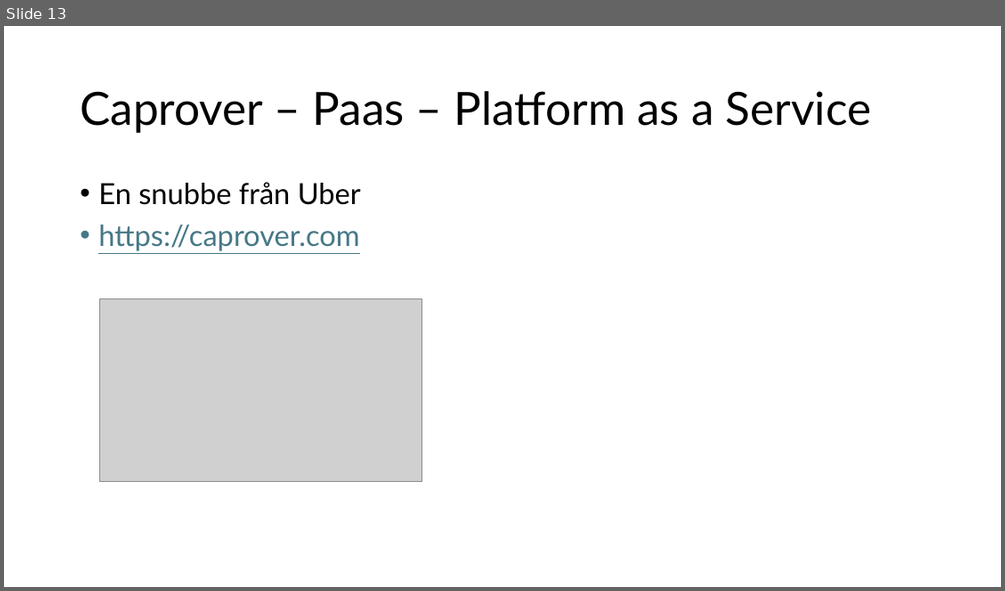
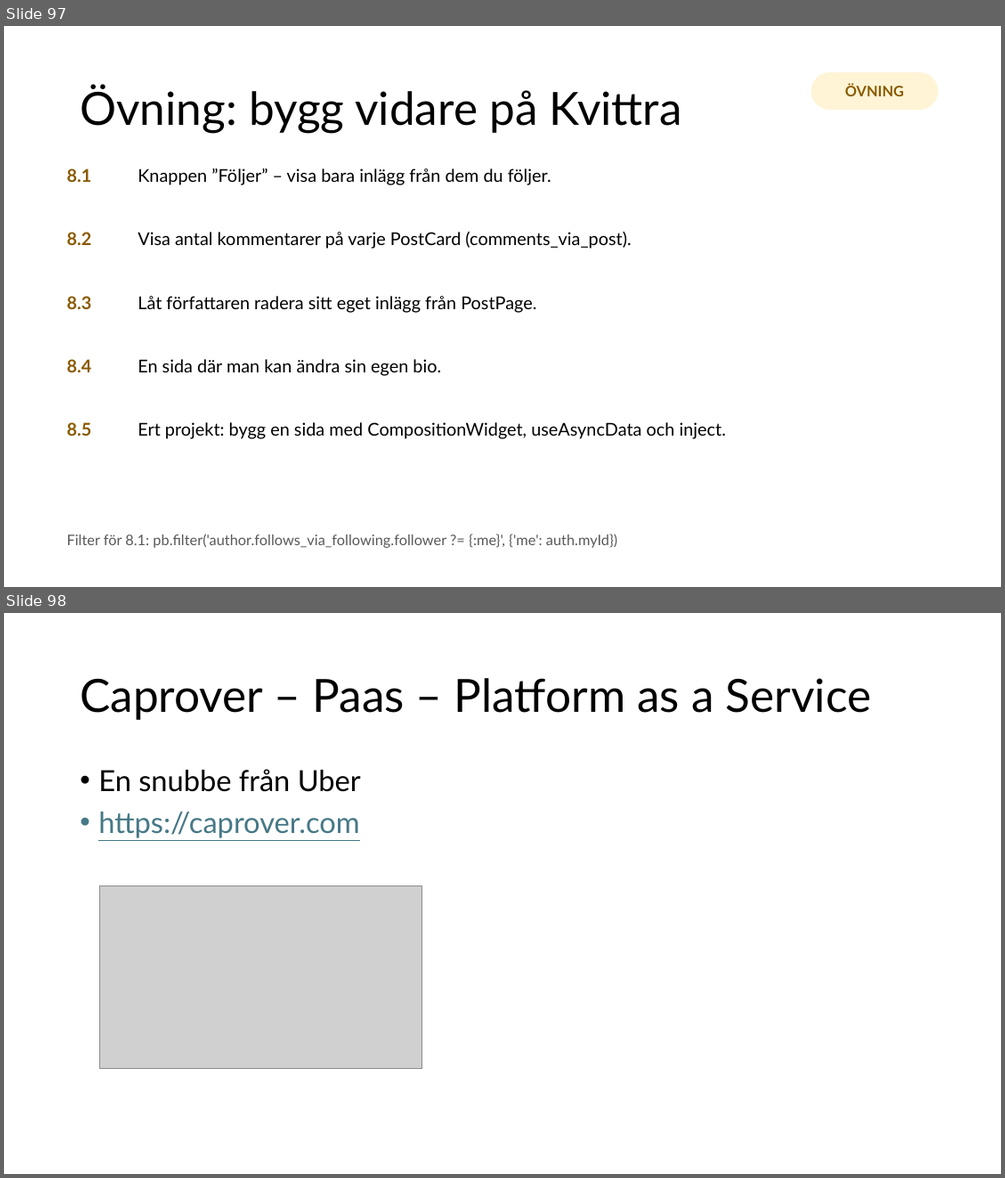
Before and after one commit to abbjetmus/pocketbase-flutter-kurs, a slide deck: Databaser och mobilapputveckling - sammanfattning.pptx. Shown one above the other, each under a label of ours: slide 13 before the commit, slides 97 and 98 after it. The pictures are 1005x591 and 1005x1178 pixels, drawn with LibreOffice and Linux fonts; fonts in the diff are those of the drawing; grey boxes stand for pictures. Boxes give left, top, right and bottom in pixels: in the first picture for what was removed or moved away, otherwise in the second. Text is boxed around its words. In the diff, an @@ line names an element or a change of style, - is before the commit and + after.

Commit message:
Refactor course materials: remove Flutter exercises, update README for clarity, and enhance Kvittra app description.

```diff
--- a/Databaser och mobilapputveckling - sammanfattning.pptx
+++ b/Databaser och mobilapputveckling - sammanfattning.pptx
@@ slide 97 added at bbox=[4, 26, 1001, 587], background #FFFFFF @@
@@ rounded rectangle added at bbox=[811, 72, 938, 110], fill #FFF4D6, 14 pt, text #8A5A00, bold @@
+ÖVNING
@@ title added at bbox=[80, 85, 682, 133], 44 pt, text #000000 @@
+Övning: bygg vidare på Kvittra
@@ text added at bbox=[67, 168, 92, 182], 17 pt, text #8A5A00, bold @@
+8.1
@@ text added at bbox=[138, 168, 551, 185], 17 pt, text #000000 @@
+Knappen ”Följer” – visa bara inlägg från dem du följer.
@@ text added at bbox=[67, 232, 92, 245], 17 pt, text #8A5A00, bold @@
+8.2
@@ text added at bbox=[138, 232, 631, 248], 17 pt, text #000000 @@
+Visa antal kommentarer på varje PostCard (comments_via_post).
@@ text added at bbox=[67, 296, 92, 309], 17 pt, text #8A5A00, bold @@
+8.3
@@ text added at bbox=[138, 296, 536, 313], 17 pt, text #000000 @@
+Låt författaren radera sitt eget inlägg från PostPage.
@@ text added at bbox=[67, 359, 92, 372], 17 pt, text #8A5A00, bold @@
+8.4
@@ text added at bbox=[138, 359, 441, 376], 17 pt, text #000000 @@
+En sida där man kan ändra sin egen bio.
@@ text added at bbox=[67, 422, 92, 435], 17 pt, text #8A5A00, bold @@
+8.5
@@ text added at bbox=[138, 422, 726, 439], 17 pt, text #000000 @@
+Ert projekt: bygg en sida med CompositionWidget, useAsyncData och inject.
@@ text added at bbox=[67, 533, 617, 548], 14 pt, text #595959 @@
+Filter för 8.1: pb.filter('author.follows_via_following.follower ?= {:me}', {'me': auth.myId})
@@ what was slide 13 is now slide 98 @@
```
Also in this commit, not shown: 2 slides changed, 91 other slides added, 7 slides removed, 37 other files.
